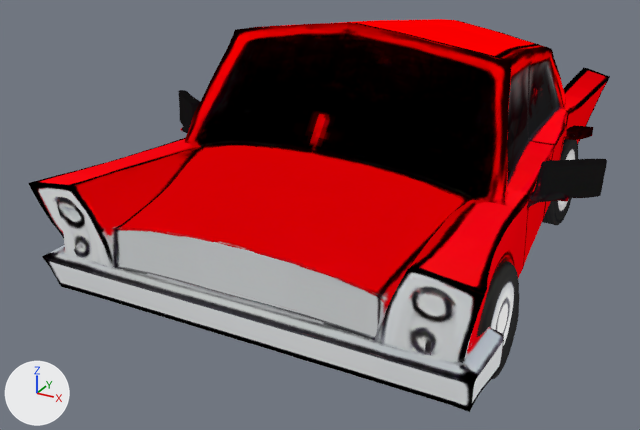
One commit to the glTF model AR.io/Assets/ARPackets/John Buritto/Cars/Models/cartoon-car.glb: the scene before it, then after it.
Rendered twice from a 50 mm camera at (0.0521, -0.1224, 0.0435) aimed at (-0.0091, -0.0112, -0.0122). Arrows for +X, +Y and +Z are at lower left; the lights stay in place. The first picture is the older version. Where no turn or scale is listed for an object, it has been applied to the vertices.
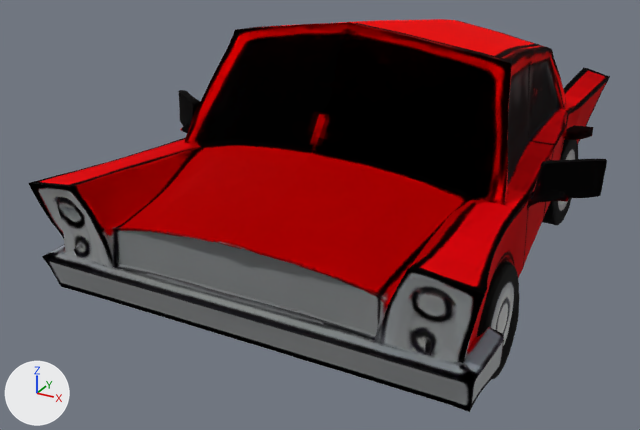
What differs and where, as boxes [x1, y1, x2, y2] in the pictures (640 x 430 px):
'Object_5', recoloured (darker): [34, 19, 610, 409] in both

What changed in the scene script:
```text
Change mat_material_0:
    remove # nodes: BsdfTransparent, Emission, LightPath, MixShader, OutputMaterial, TexImage
    nodes: BsdfPrincipled, OutputMaterial, TexImage
```
